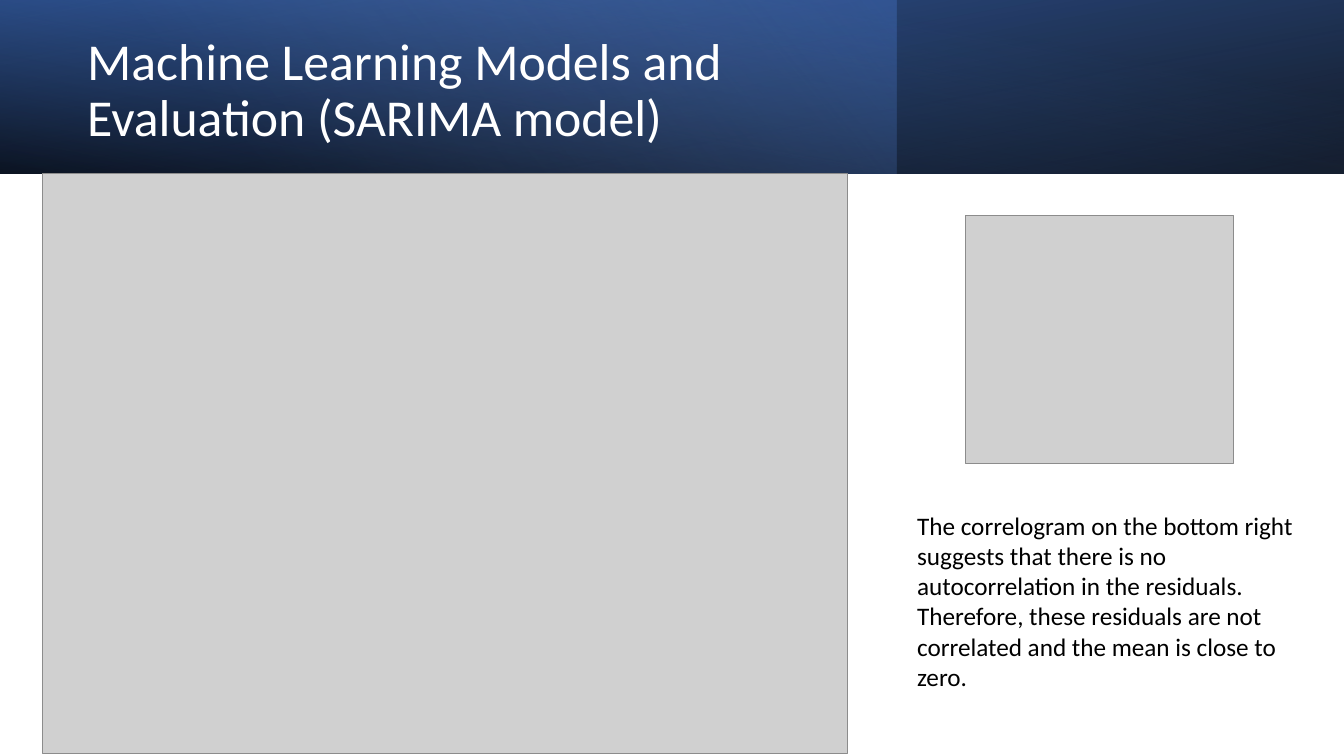
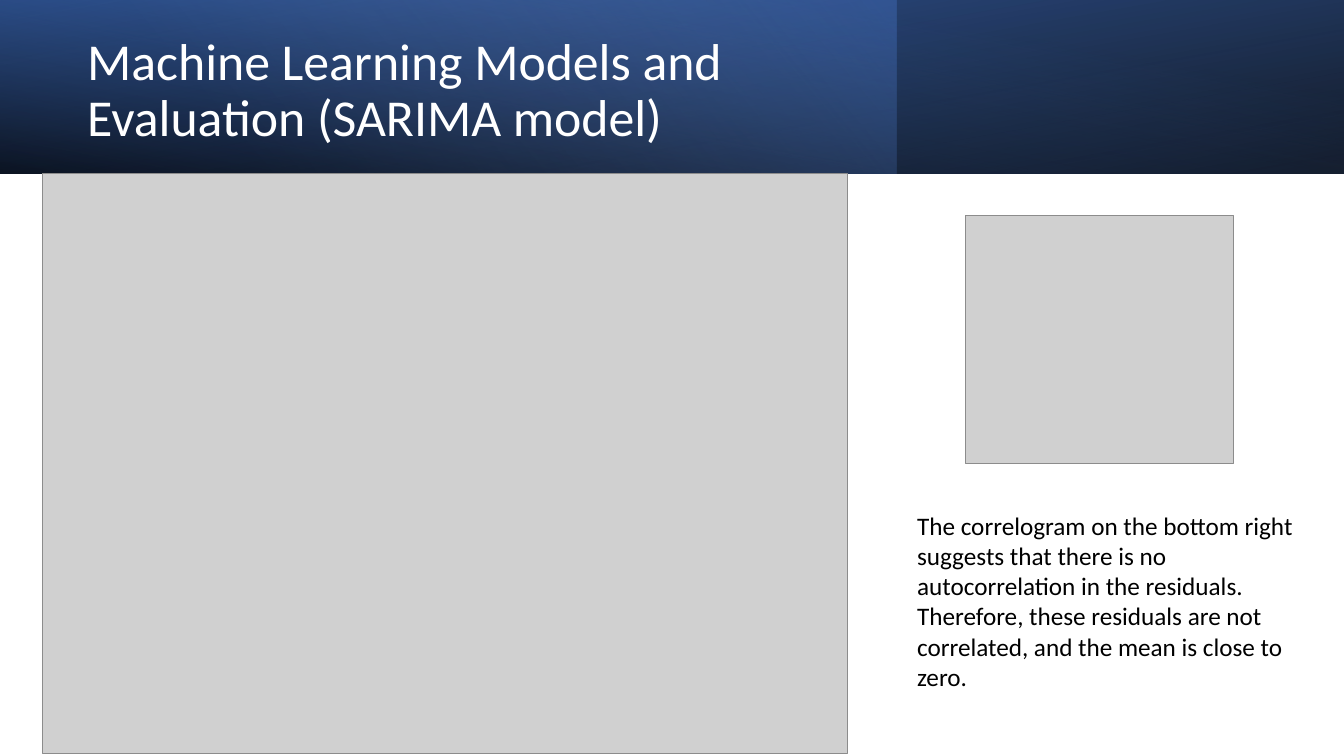
Before and after one commit to pushkarchougule/pushkarchougule, a slide deck: slide 14 of Data Science Portfolio/Sales Forecast for Superstore/Sales_Forecast_Presentation.pptx (slide 13 before the commit). Drawn at 1344x756 pixels with LibreOffice and Linux fonts; fonts in the diff are those of the drawing; grey boxes stand for pictures. Boxes give left, top, right and bottom in pixels: in the first picture for what was removed or moved away, otherwise in the second. Text is boxed around its words. In the diff, an @@ line names an element or a change of style, - is before the commit and + after.

```diff
--- a/Data Science Portfolio/Sales Forecast for Superstore/Sales_Forecast_Presentation.pptx
+++ b/Data Science Portfolio/Sales Forecast for Superstore/Sales_Forecast_Presentation.pptx
@@ text at (917,517,1293,686): text changed @@
-The correlogram on the bottom right suggests that there is no autocorrelation in the residuals. Therefore, these residuals are not correlated and the mean is close to zero.
+The correlogram on the bottom right suggests that there is no autocorrelation in the residuals. Therefore, these residuals are not correlated, and the mean is close to zero.
```
Also in this commit, not shown: 7 other slides changed, 1 slide added, 1 other file.
